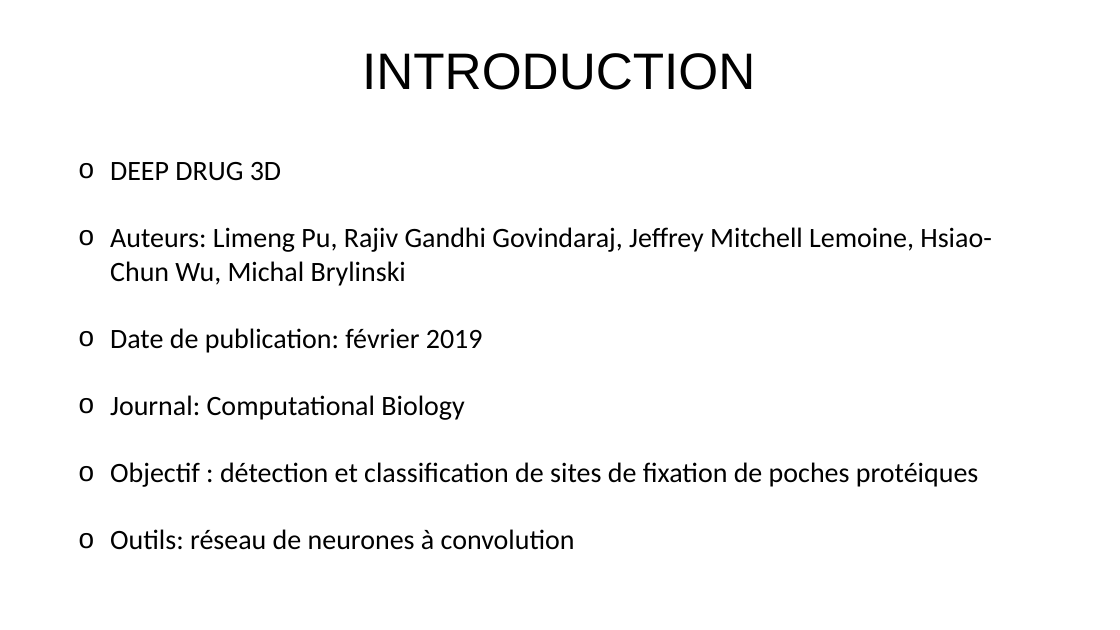
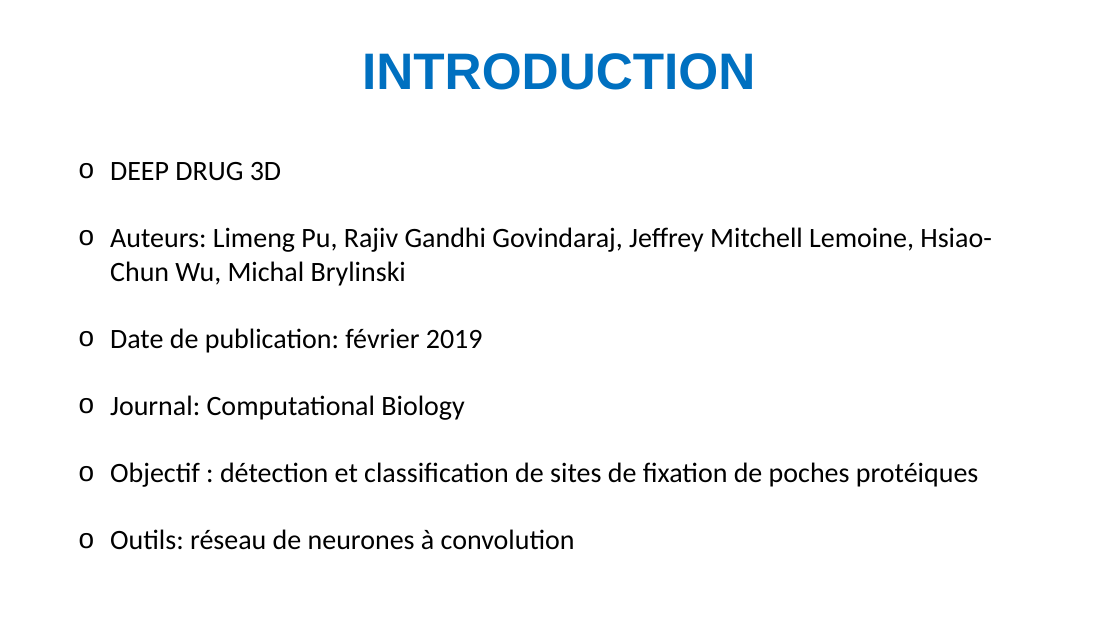
Before and after one commit to juugeebee/Projet_DL_M2, a slide deck: slide 2 of PresentationDL_JGorse.pptx. Drawn at 1120x630 pixels with LibreOffice and Linux fonts; fonts in the diff are those of the drawing. Boxes give left, top, right and bottom in pixels: in the first picture for what was removed or moved away, otherwise in the second. Text is boxed around its words. In the diff, an @@ line names an element or a change of style, - is before the commit and + after.

```diff
--- a/PresentationDL_JGorse.pptx
+++ b/PresentationDL_JGorse.pptx
@@ text "INTRODUCTION" at <box>362,53,755,90</box>: text colour #000000 to #0070C0, bold on @@
```
Also in this commit, not shown: 10 other slides changed.
